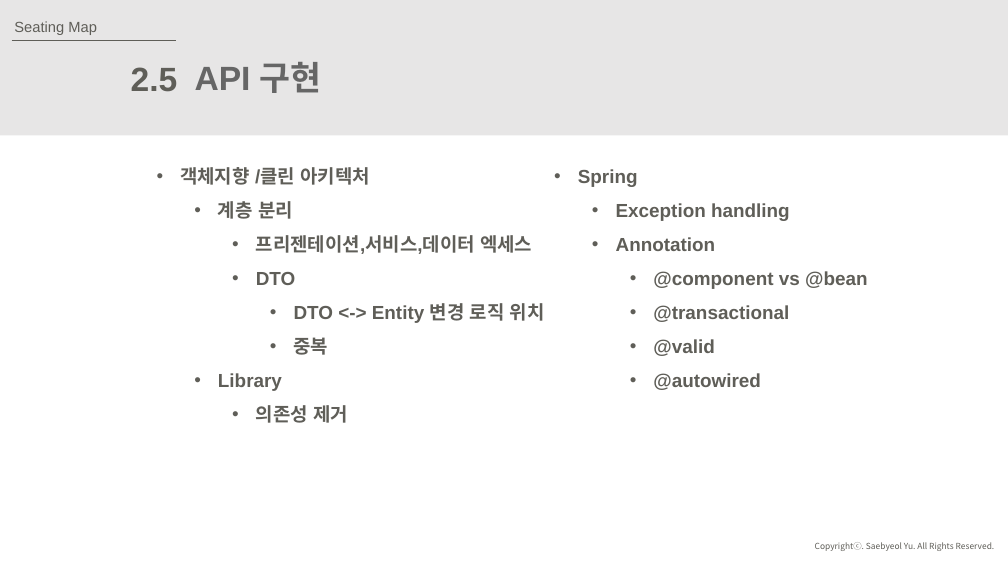
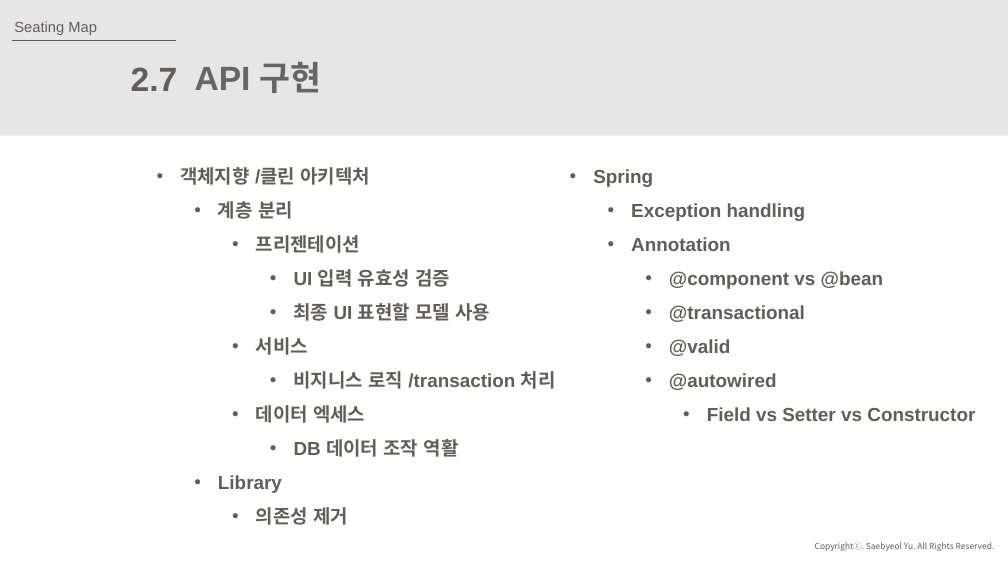
Before and after one commit to JuJinPark/interproject-process, a slide deck: slide 16 of 발표/internProject(20191015).pptx (slide 14 before the commit). Drawn at 1008x567 pixels with LibreOffice and Linux fonts; fonts in the diff are those of the drawing. Boxes give left, top, right and bottom in pixels: in the first picture for what was removed or moved away, otherwise in the second. Text is boxed around its words. In the diff, an @@ line names an element or a change of style, - is before the commit and + after.

Commit message:
ppt fixed

```diff
--- a/발표/internProject(20191015).pptx
+++ b/발표/internProject(20191015).pptx
@@ text at box(131, 67, 178, 91): text changed @@
-2.5
+2.7
@@ text "Spring": place and size @@
-text "Spring" at box(578, 169, 868, 390)
+text "Spring" at box(593, 169, 975, 421)
@@ text at box(256, 235, 556, 457): text changed @@
-    • 프리젠테이션,서비스,데이터 엑세스
-    • DTO
-      • DTO <-> Entity 변경 로직 위치
-      • 중복
+    • 프리젠테이션
+      • UI 입력 유효성 검증
+      • 최종 UI 표현할 모델 사용
+    • 서비스
+      • 비지니스 로직 /transaction 처리
+    • 데이터 엑세스
+      • DB 데이터 조작 역활
@@ text at box(707, 407, 975, 421): paragraph added @@
+      • Field vs Setter vs Constructor
```
Also in this commit, not shown: 10 other slides changed, 3 slides added.
